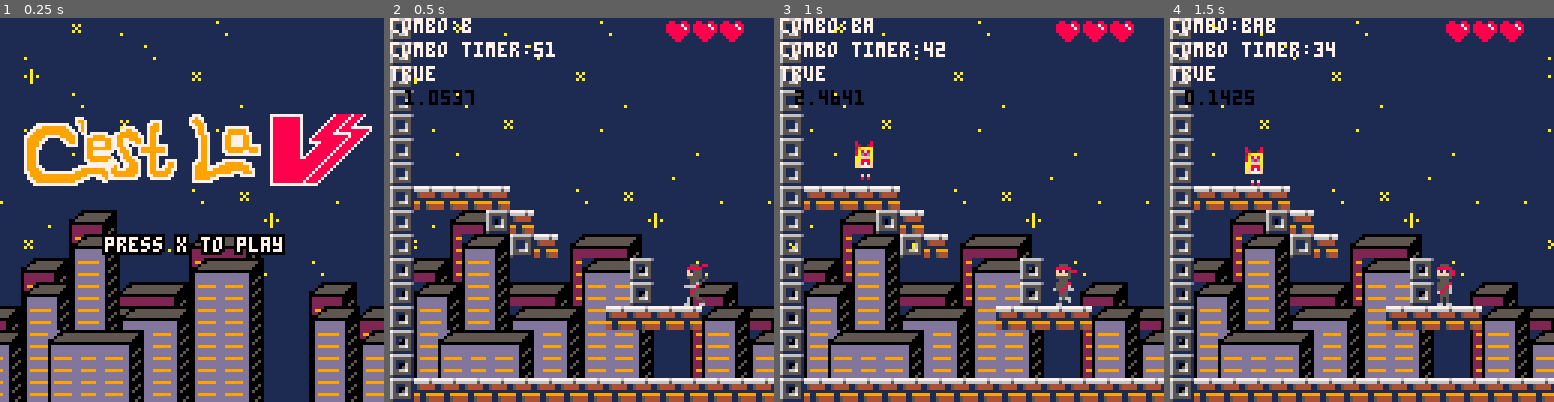
Above: before the commit, frames 1-4 (left to right).
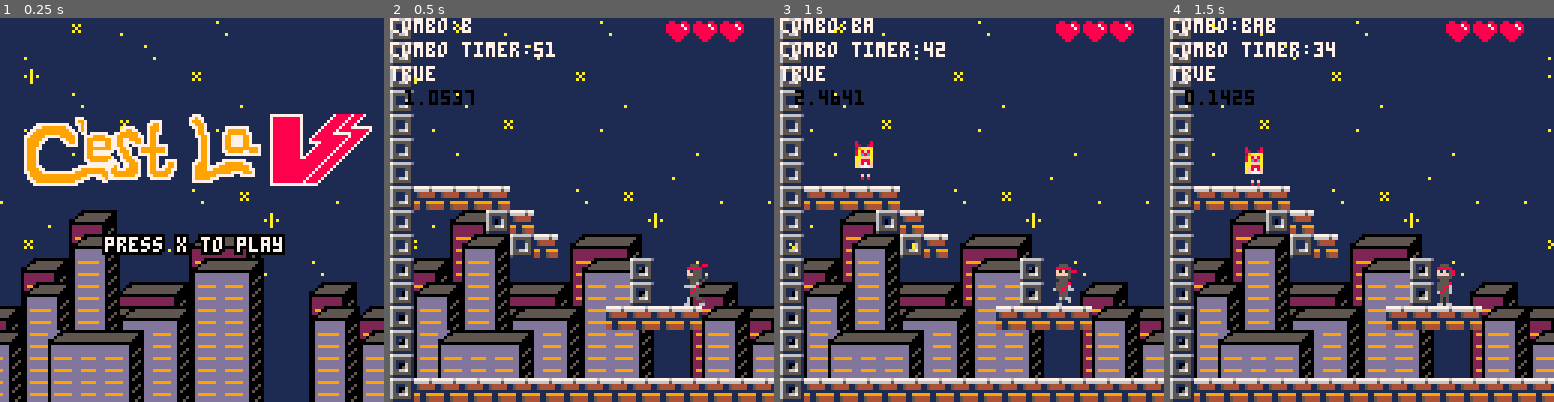
Above: after the commit, the same moments.

Repository: MarkNickerson/SailorV
Game: PICO-8 cartridge sailorv.p8
Same seed, same stepped clock (60 frames per second), same inputs: the game is played once before the commit and once after it.
Inputs:
- Up to frame 1 (0.25 s): no input
- Up to frame 2 (0.5 s): tap X (X key) at 0.33 s
- Up to frame 3 (1 s): tap O (Z key) at 0.7 s
- Up to frame 4 (1.5 s): tap X (X key) at 1.07 s

Frame 1 is identical in both runs. In frame 2, 0.3% of the frame differs, in the area x 6-97%, y 56-84%; in frame 3, 0.3%; in frame 4, 0.3%.

Commit message:
fixed parallaxing

Diff:
--- a/sailorv.p8
+++ b/sailorv.p8
@@ -651,10 +651,7 @@
   if (player.x-cam.x>64+25) then cam.x+=1 end
   camera(cam.x, cam.y)
 
-  palt(0, false)
-  y = 0
-  map(0, 17, 0, y, 128, 32)
-  palt(0, true)
+
   map(0, 0, 0, 0, 128, 32)
   foreach(allninjas, draw_ninja)
   	foreach(shuriken, draw_obj)
